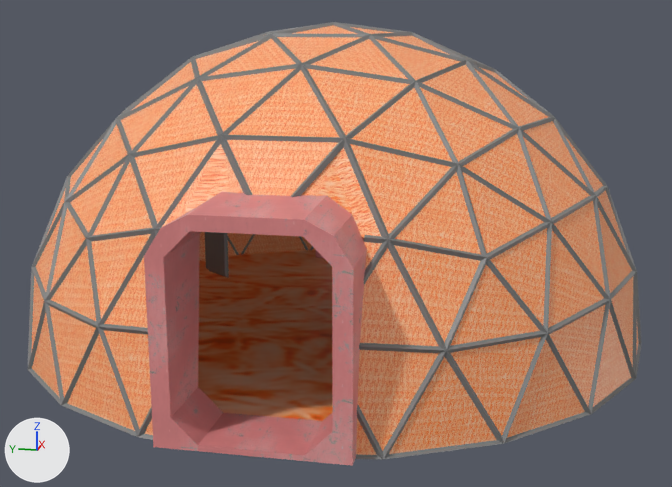
Before and after pictures for a commit that changed the Blender file Assets/homestead/models/dome_hab.blend.
Rendered twice from a 50 mm camera at (-14.94, -3.02, 5.17) aimed at (-0.24, -0.07, 1.49). Lighting does not change. The marker at lower left points along +X, +Y and +Z.

Objects in the first picture: 'EntryFrame', 'Support', 'innerSkin', 'monitor_vertical.002', 'outerSkin'.
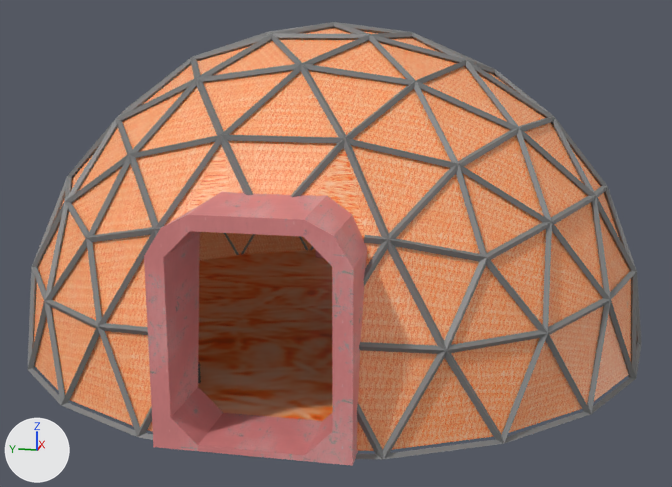
Scene script edits in JSON lines:
```json
{"op": "add", "block": "ob_outerskin", "code": "ob_outerskin.hide_viewport = True"}
{"op": "remove", "block": "ob_monitor_vertical_002", "code": ["ob_monitor_vertical_002 = bpy.data.objects.new('monitor_vertical.002', me_monitor_vertical_002)", "ob_monitor_vertical_002.location = (-2.34, 1.26, 1.86)", "ob_monitor_vertical_002.rotation_euler = (0.0, 0.0, 4.053)  # degrees (0, 0, 232)", "ob_monitor_vertical_002.scale = (0.012, 0.012, 0.012)"]}
```

What differs and where, as boxes [x1, y1, x2, y2] in the pictures (672 x 487 px):
```json
{"object": "outerSkin", "change": "hidden", "before": [31, 25, 638, 455], "on screen": "orange"}
{"object": "monitor_vertical.002", "change": "deleted", "before": [205, 232, 229, 278], "on screen": "brown"}
{"object": "innerSkin", "change": "unchanged, uncovered by the edit", "before": [198, 159, 364, 421], "after": [34, 28, 631, 451]}
```
